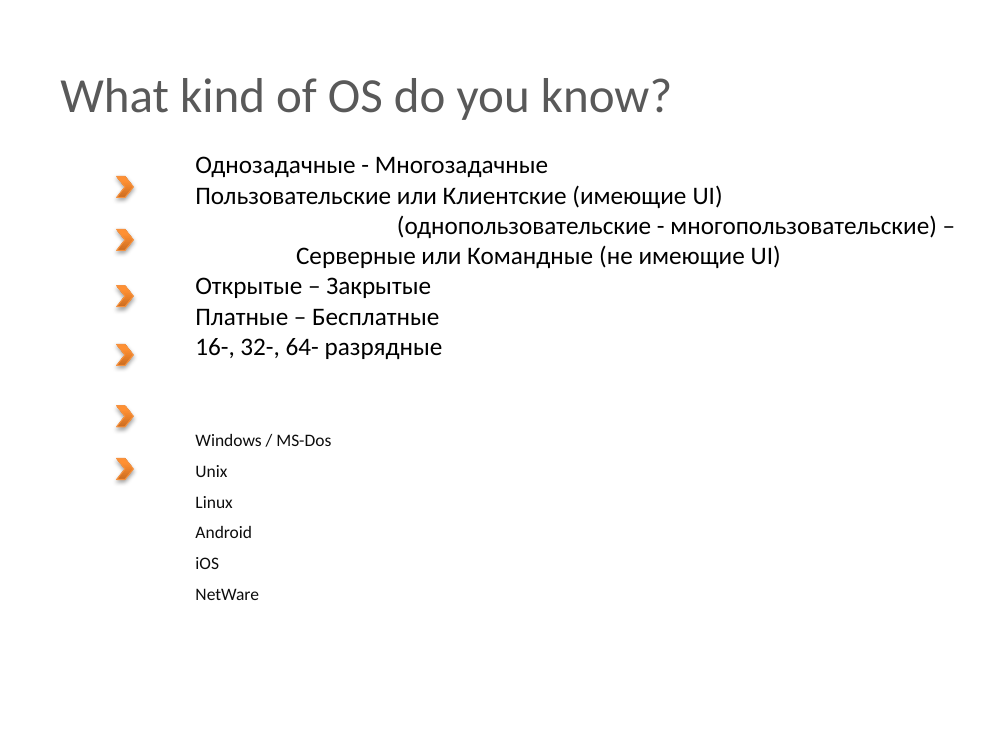
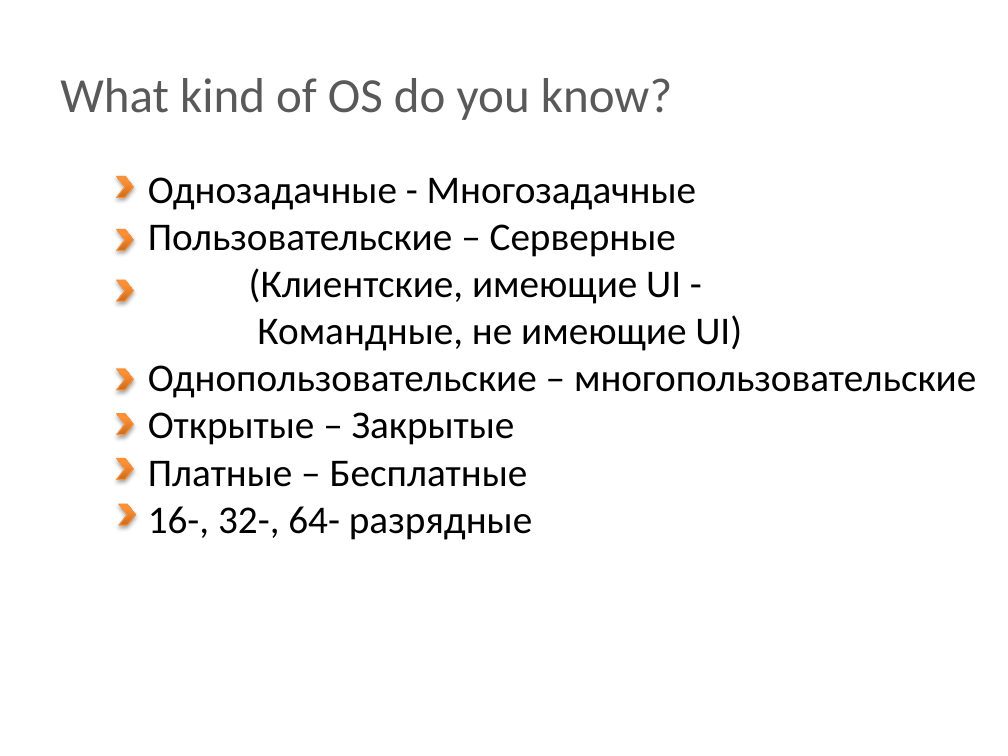
Before and after one commit to BigRacer/swtesting, a slide deck: slide 5 of 1.Introduction_part2/Introduction.pptx (slide 4 before the commit). Drawn at 1008x756 pixels with LibreOffice and Linux fonts; fonts in the diff are those of the drawing; background and template pictures are left out. Boxes give left, top, right and bottom in pixels: in the first picture for what was removed or moved away, otherwise in the second. Text is boxed around its words. In the diff, an @@ line names an element or a change of style, - is before the commit and + after.

```diff
--- a/1.Introduction_part2/Introduction.pptx
+++ b/1.Introduction_part2/Introduction.pptx
@@ text "Однозадачные - Многозадачные" moved from (x1=195, y1=156, x2=937, y2=359) to (x1=148, y1=177, x2=976, y2=540) @@
@@ text at (x1=148, y1=177, x2=696, y2=540): size 18 to 28 pt in "Однозадачные - Многозадачные", "Открытые – Закрытые", "Платные – Бесплатные", "16-, 32-, 64- разрядные" @@
@@ text at (x1=148, y1=224, x2=976, y2=398): text changed; size 18 to 28 pt @@
-Пользовательские или Клиентские (имеющие UI)
-(однопользовательские - многопользовательские) –
-Серверные или Командные (не имеющие UI)
+Пользовательские – Серверные
+(Клиентские, имеющие UI -
+Командные, не имеющие UI)
+Однопользовательские – многопользовательские
@@ chevron moved from (x1=117, y1=285, x2=134, y2=306) to (x1=117, y1=280, x2=134, y2=301) @@
@@ chevron moved from (x1=117, y1=345, x2=134, y2=366) to (x1=117, y1=369, x2=134, y2=390) @@
@@ chevron moved from (x1=117, y1=405, x2=134, y2=426) to (x1=117, y1=413, x2=134, y2=434) @@
@@ text removed at (x1=195, y1=434, x2=331, y2=600) @@
-Windows / MS-Dos
-Unix
-Linux
-Android
-iOS
-NetWare
@@ chevron added at (x1=119, y1=504, x2=136, y2=525), fill gradient #CC6E20 to #FF9034 to #FF9136, outline #F69240 0.75 pt @@
```
Also in this commit, not shown: 6 other slides changed, 6 slides added, 3 other files.
